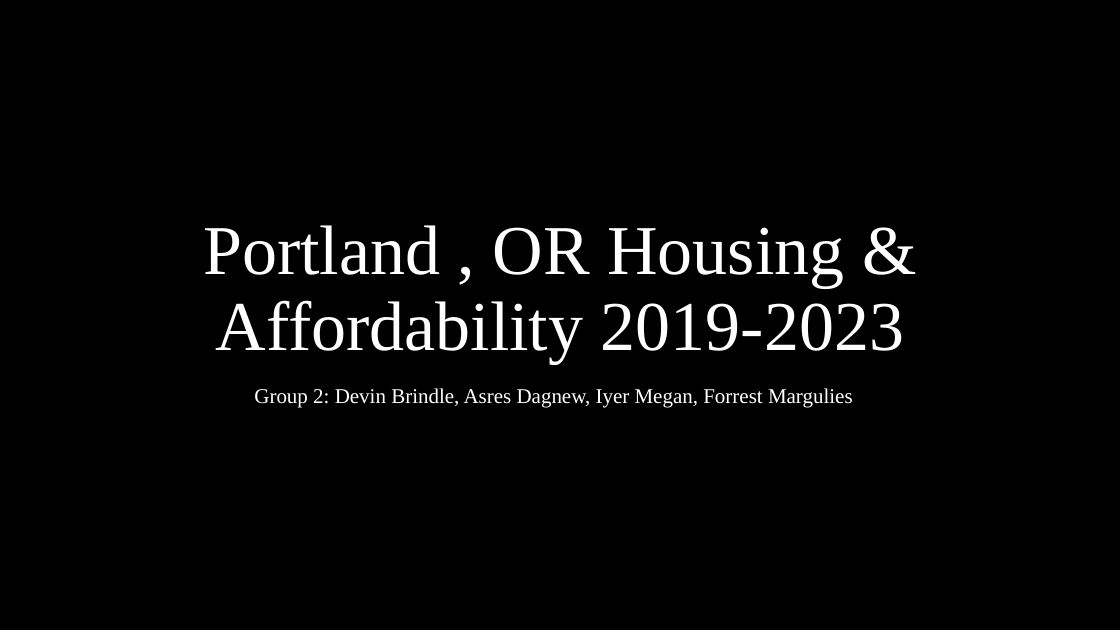
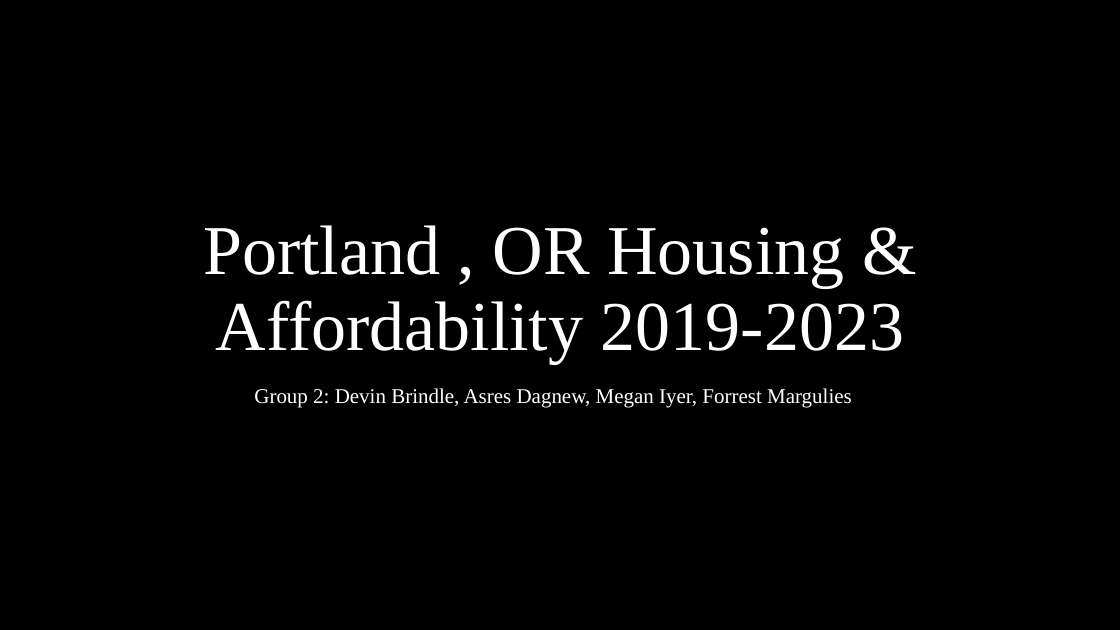
Before and after one commit to Tserrof7/Portland-Housing-Prices-Affordability-Project, a slide deck: slide 1 of Portland , Or Housing & Affordability.pptx. Drawn at 1120x630 pixels with LibreOffice and Linux fonts; fonts in the diff are those of the drawing; background and template pictures are left out. Boxes give left, top, right and bottom in pixels: in the first picture for what was removed or moved away, otherwise in the second. Text is boxed around its words. In the diff, an @@ line names an element or a change of style, - is before the commit and + after.

```diff
--- a/Portland , Or Housing & Affordability.pptx
+++ b/Portland , Or Housing & Affordability.pptx
@@ text at [254,388,852,408]: text changed @@
-Group 2: Devin Brindle, Asres Dagnew, Iyer Megan, Forrest Margulies
+Group 2: Devin Brindle, Asres Dagnew, Megan Iyer, Forrest Margulies
```
Also in this commit, not shown: 8 other slides changed.
